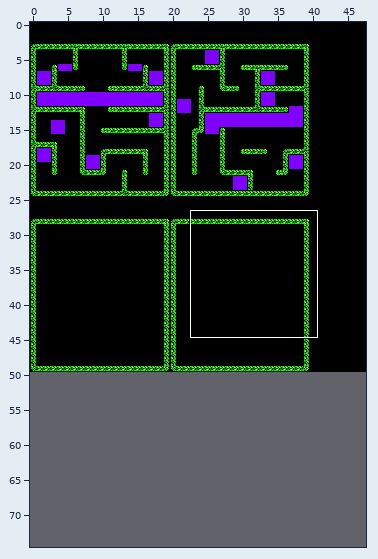
Two states of a Tiled map, game/assets/mapa.tmx. The first picture is a wide view before the edit; the outline marks the close-up.
Close-up. Before:
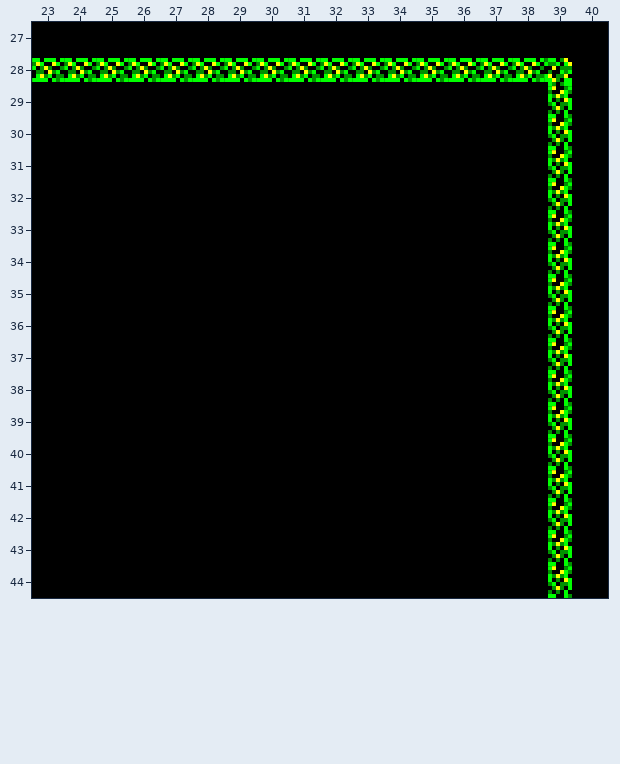
Cells are 8x8 px. Shown: x 23..40, y 27..44. The commit also changed other parts of the map, which this record leaves out. The old version is drawn lined up with the new one.
Now the later version:
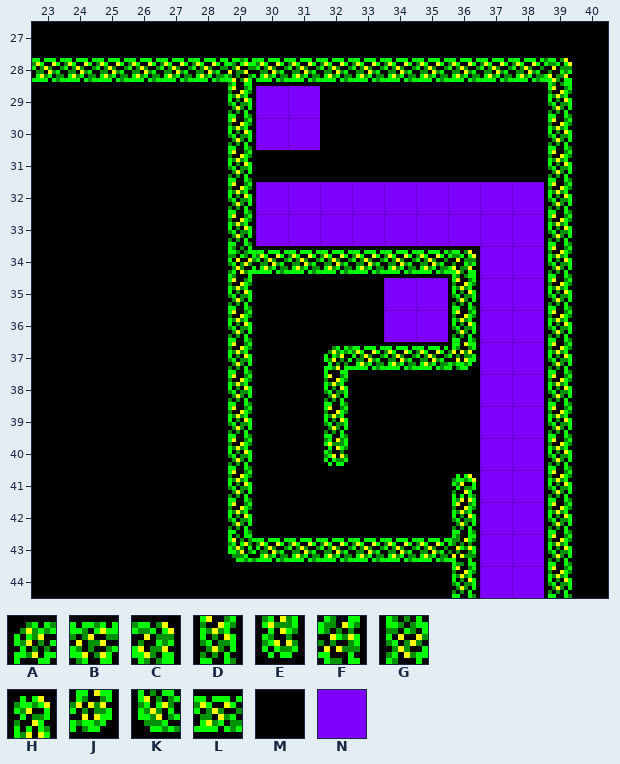
Key: from "tiles": A 0, B 1, C 3, D 4, E 5, F 7, G 8, H 10, J 11, K 12, L 13, M 36, N 37.
_ is an empty cell.
The edit:
map size 48x50 -> 48x75 cells
Layer "Capa de patrones 1":
y 28: x 29 L -> B
y 29..30: x 29..31 MMM -> DNN
y 31: x 29 M -> D
y 32..33: x 29..38 MMMMMMMMMM -> DNNNNNNNNN
y 34: x 29..38 MMMMMMMMMM -> GLLLLLLCNN
y 35..36: x 29 M -> D; x 34..38 MMMMM -> NNDNN
y 37: x 29 M -> D; x 32..38 MMMMMMM -> ALLLJNN
y 38..39: x 29 M -> D; x 32 M -> D; x 37..38 MM -> NN
y 40: x 29 M -> D; x 32 M -> E; x 37..38 MM -> NN
y 41: x 29 M -> D; x 36..38 MMM -> HNN
y 42: x 29 M -> D; x 36..38 MMM -> DNN
y 43: x 29..38 MMMMMMMMMM -> KLLLLLLFNN
y 44: x 36..38 MMM -> DNN
